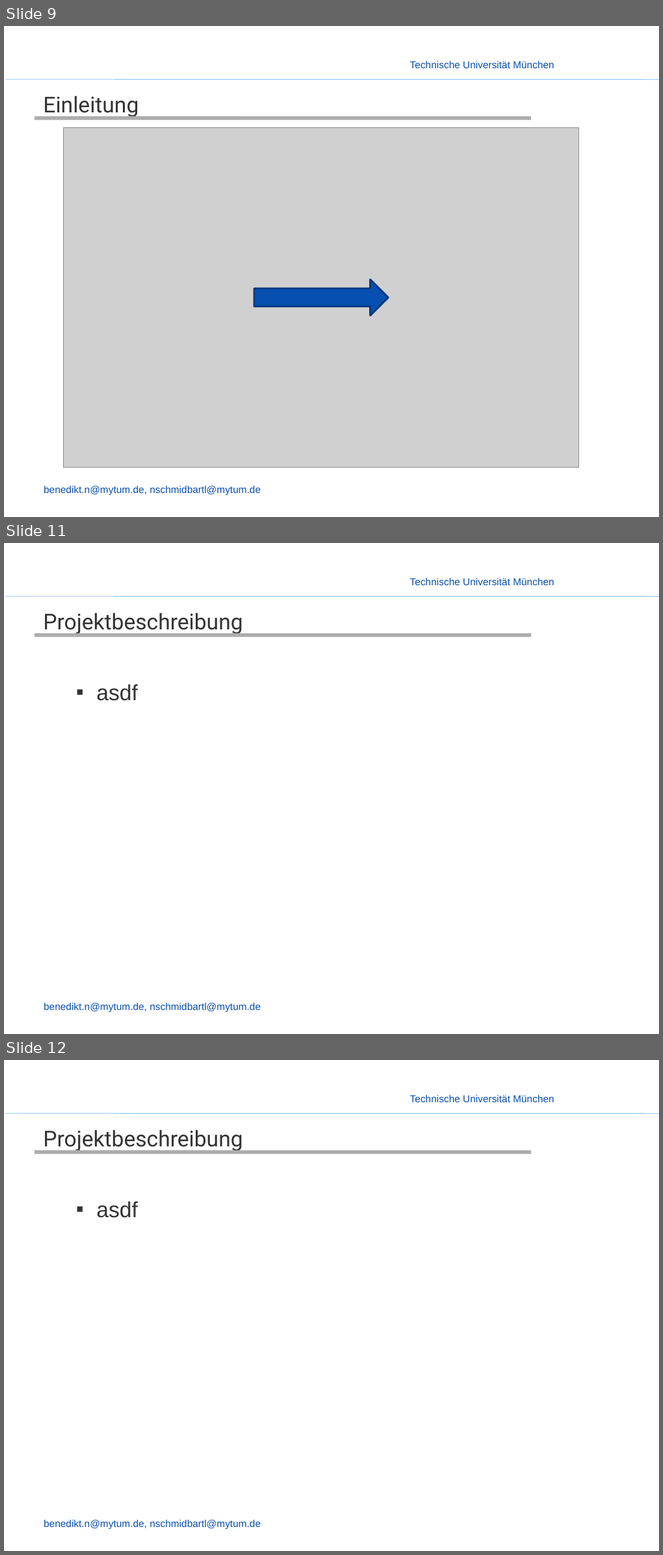
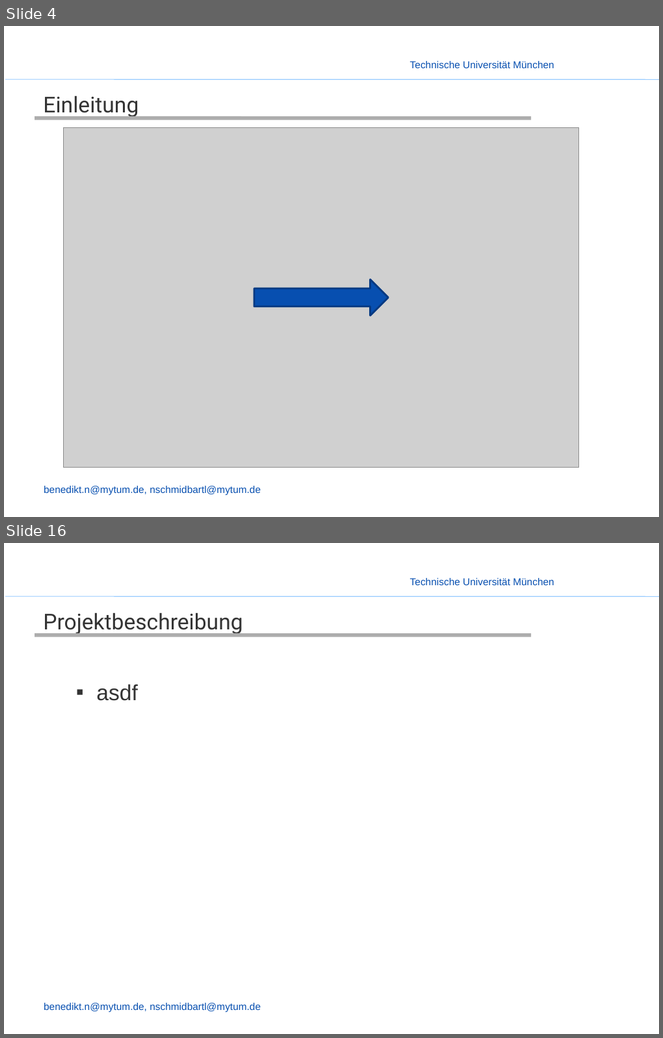
Before and after one commit to enjayes/logistikapp, a slide deck: Präsentation/Presentation - Nobbi.pptx. Shown one above the other, each under a label of ours: slides 9, 11 and 12 before the commit, slides 4 and 16 after it; the slides between them are not shown. The pictures are 663x1555 and 663x1038 pixels, drawn with LibreOffice and Linux fonts; fonts in the diff are those of the drawing; grey boxes stand for pictures; background and template pictures are left out. Boxes give left, top, right and bottom in pixels: in the first picture for what was removed or moved away, otherwise in the second. Text is boxed around its words. In the diff, an @@ line names an element or a change of style, - is before the commit and + after.

```diff
--- a/Präsentation/Presentation - Nobbi.pptx
+++ b/Präsentation/Presentation - Nobbi.pptx
@@ slide 11 removed at [4,543,659,1034], background picture (left out); not listed: 3 template elements that a slide beside it also shows @@
@@ title removed at [43,613,243,635] @@
-Projektbeschreibung
@@ line removed from (35, 635) to (531, 635) @@
@@ text removed at [96,684,137,701] @@
-  ▪ asdf
@@ what was slide 9 is now slide 4 @@
@@ what was slide 12 is now slide 16 @@
```
Also in this commit, not shown: 3 slides changed, 6 slides added, 1 other slide removed.
